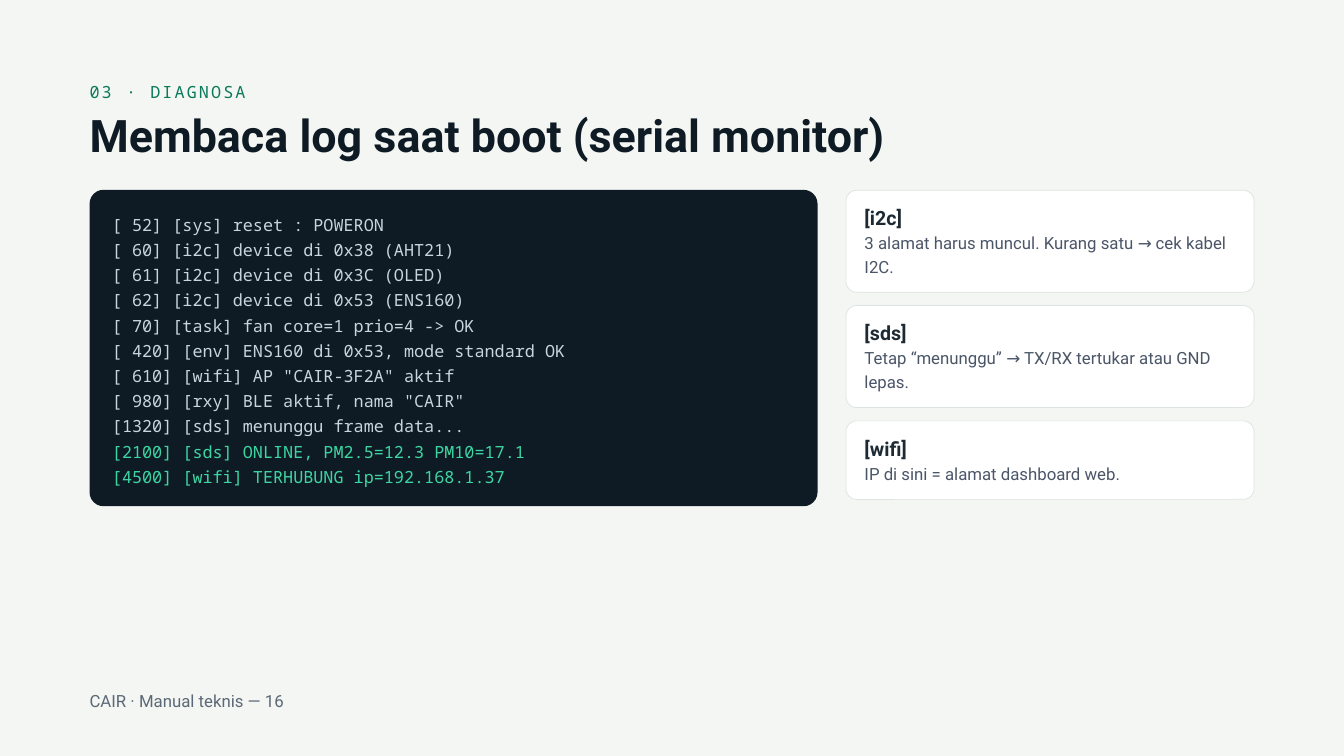
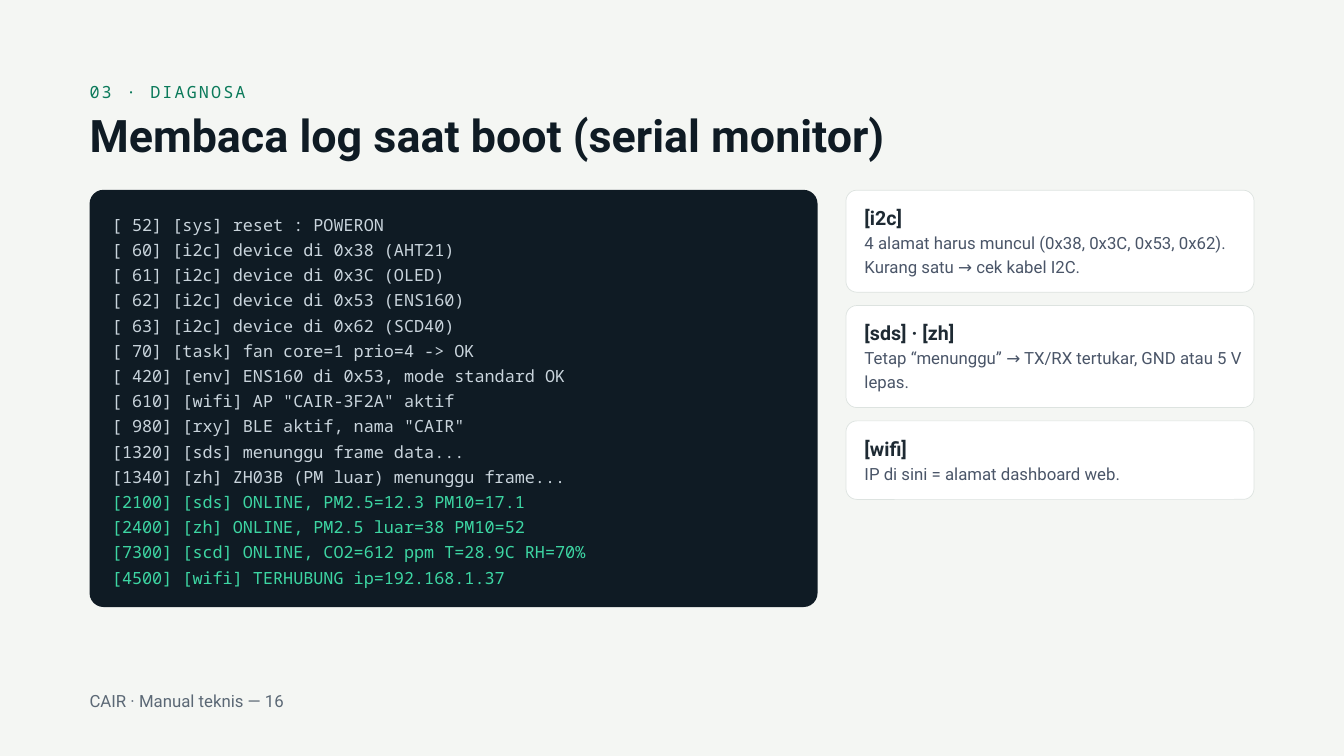
Before and after one commit to cecep1105/esp32_airpurifier, a slide deck: slide 16 of Manual CAIR Air Purifier.pptx. Drawn at 1344x756 pixels with LibreOffice and Linux fonts; fonts in the diff are those of the drawing. Boxes give left, top, right and bottom in pixels: in the first picture for what was removed or moved away, otherwise in the second. Text is boxed around its words. In the diff, an @@ line names an element or a change of style, - is before the commit and + after.

```diff
--- a/Manual CAIR Air Purifier.pptx
+++ b/Manual CAIR Air Purifier.pptx
@@ rounded rectangle "[ 52] [sys] reset : ...": place and size @@
-rounded rectangle "[ 52] [sys] reset : ..." at bbox=[90, 190, 818, 506]
+rounded rectangle "[ 52] [sys] reset : ..." at bbox=[90, 190, 818, 607]
@@ rounded rectangle "[ 52] [sys] reset : ..." at bbox=[90, 190, 818, 607]: proportions changed @@
@@ text at bbox=[864, 236, 1226, 277]: text changed @@
-3 alamat harus muncul. Kurang satu → cek kabel I2C.
+4 alamat harus muncul (0x38, 0x3C, 0x53, 0x62). Kurang satu → cek kabel I2C.
@@ text in rounded rectangle at bbox=[132, 319, 455, 335]: paragraph added @@
+[ 63] [i2c] device di 0x62 (SCD40)
@@ text at bbox=[864, 323, 954, 344]: text changed @@
-[sds]
+[sds] · [zh]
@@ text at bbox=[864, 351, 1242, 392]: text changed @@
-Tetap “menunggu” → TX/RX tertukar atau GND lepas.
+Tetap “menunggu” → TX/RX tertukar, GND atau 5 V lepas.
@@ text in rounded rectangle at bbox=[112, 470, 566, 487]: paragraph added @@
+[1340] [zh] ZH03B (PM luar) menunggu frame...
@@ text in rounded rectangle at bbox=[112, 520, 585, 562]: paragraphs added @@
+[2400] [zh] ONLINE, PM2.5 luar=38 PM10=52
+[7300] [scd] ONLINE, CO2=612 ppm T=28.9C RH=70%
```
Also in this commit, not shown: 10 other slides changed.
